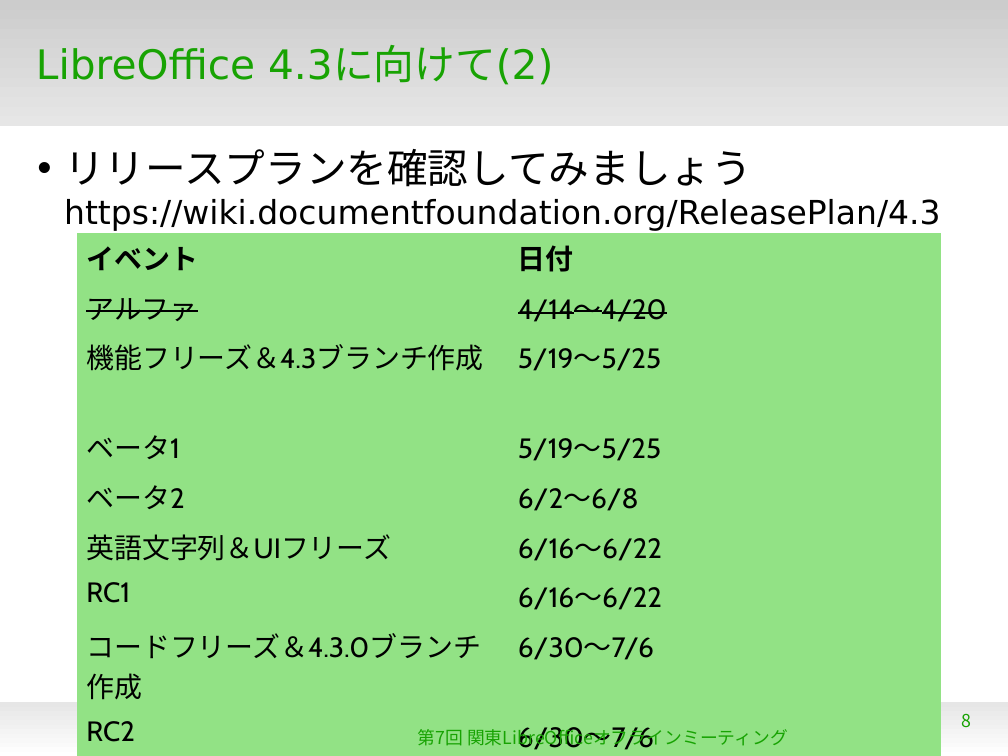
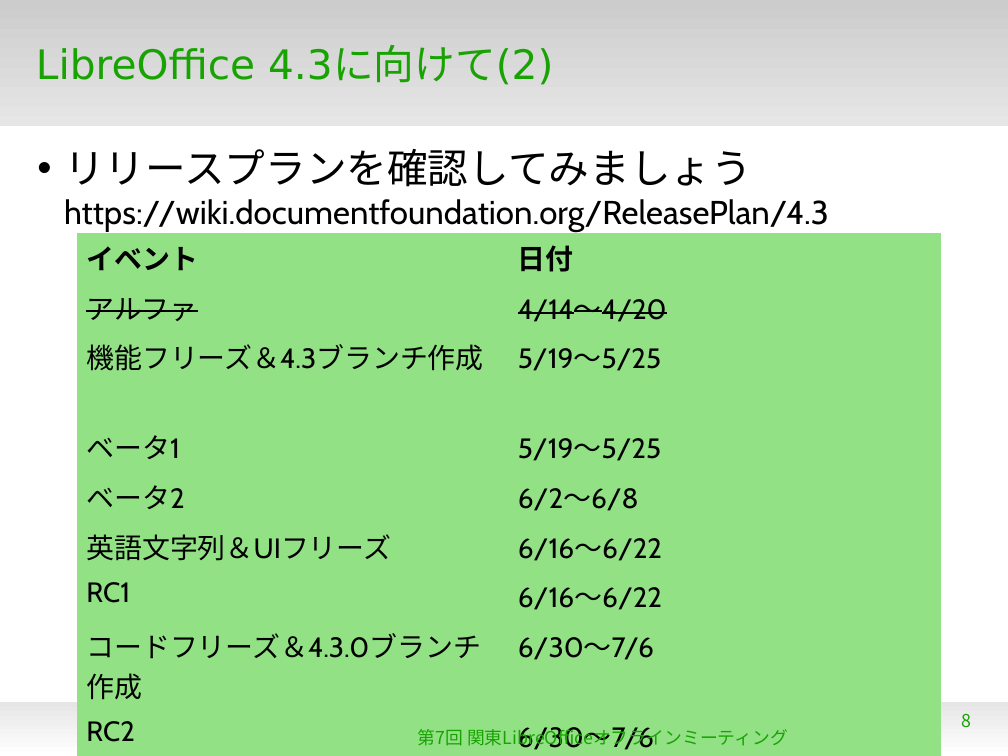
Before and after one commit to naruoga/KantoLibreOffice, a slide deck: slide 8 of May2014/201405news.odp. Drawn at 1008x756 pixels with LibreOffice and Linux fonts; fonts in the diff are those of the drawing; background and template pictures are left out. Boxes give left, top, right and bottom in pixels: in the first picture for what was removed or moved away, otherwise in the second. Text is boxed around its words. In the diff, an @@ line names an element or a change of style, - is before the commit and + after.

```diff
--- a/May2014/201405news.odp
+++ b/May2014/201405news.odp
@@ text "リリースプランを確認してみましょう https://wiki.documentfoundation.org/Releas ..." at bbox=[64, 149, 829, 232]: font DejaVu Sans to Cabin; more space between paragraphs @@
```
Also in this commit, not shown: 12 other slides changed, 4 slides added.
